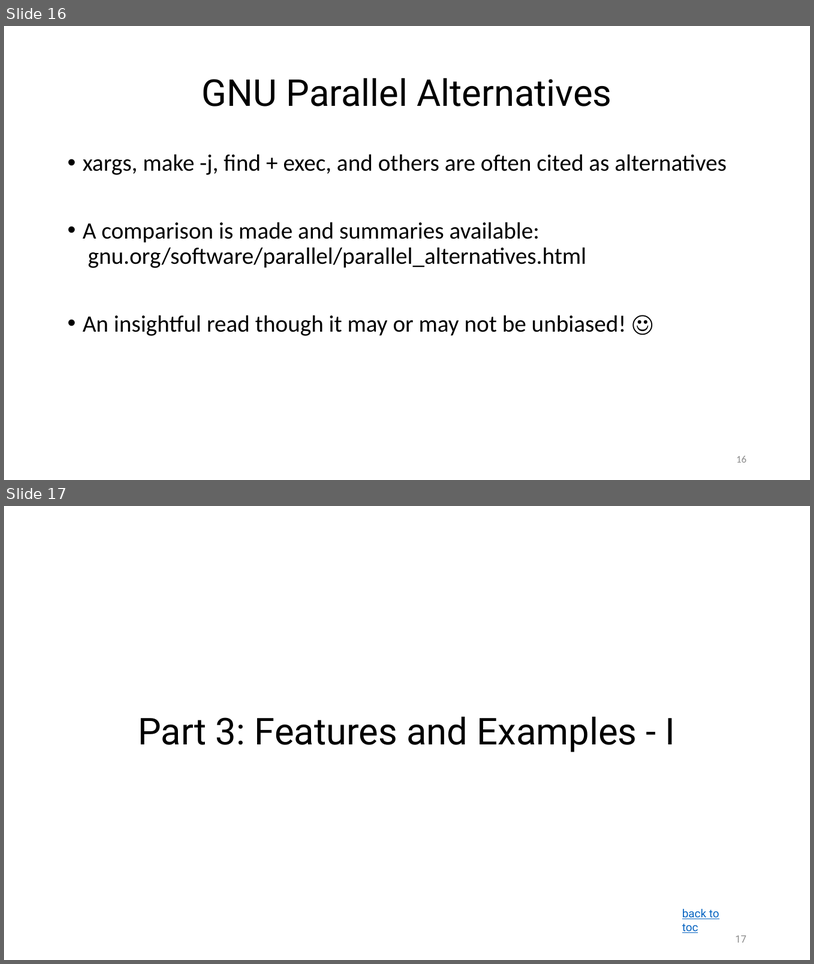
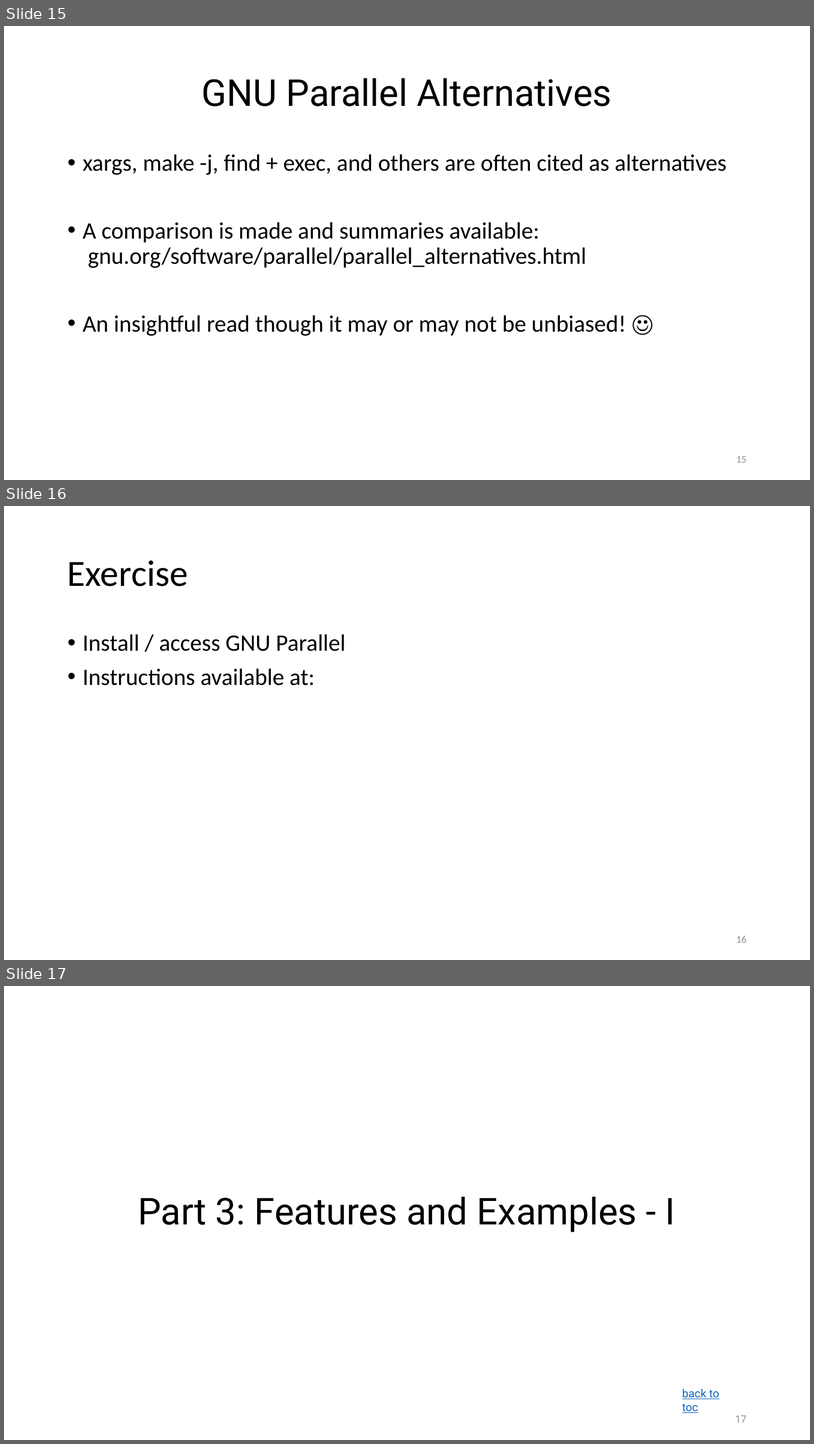
Before and after one commit to ketancmaheshwari/pearc24tut, a slide deck: gnu-parallel-tutorial.pptx. Shown one above the other, each under a label of ours: slides 16 and 17 before the commit, slides 15, 16 and 17 after it. The pictures are 814x964 and 814x1444 pixels, drawn with LibreOffice and Linux fonts; fonts in the diff are those of the drawing. Boxes give left, top, right and bottom in pixels: in the first picture for what was removed or moved away, otherwise in the second. Text is boxed around its words. In the diff, an @@ line names an element or a change of style, - is before the commit and + after.

Commit message:
adding install file

```diff
--- a/gnu-parallel-tutorial.pptx
+++ b/gnu-parallel-tutorial.pptx
@@ slide 16 added at (4, 506, 810, 960), background #FFFFFF @@
@@ title added at (68, 560, 188, 586), 33 pt, text #000000 @@
+Exercise
@@ text added at (83, 634, 345, 685), 21 pt, text #000000 @@
+• Install / access GNU Parallel
+• Instructions available at:
@@ page number added at (737, 935, 747, 942), 9 pt, text #8C8C8C @@
+16
@@ what was slide 16 is now slide 15 @@
@@ page number at (737, 456, 747, 462): text changed @@
-16
+15
```
Also in this commit, not shown: 3 slides changed, 1 other file.
